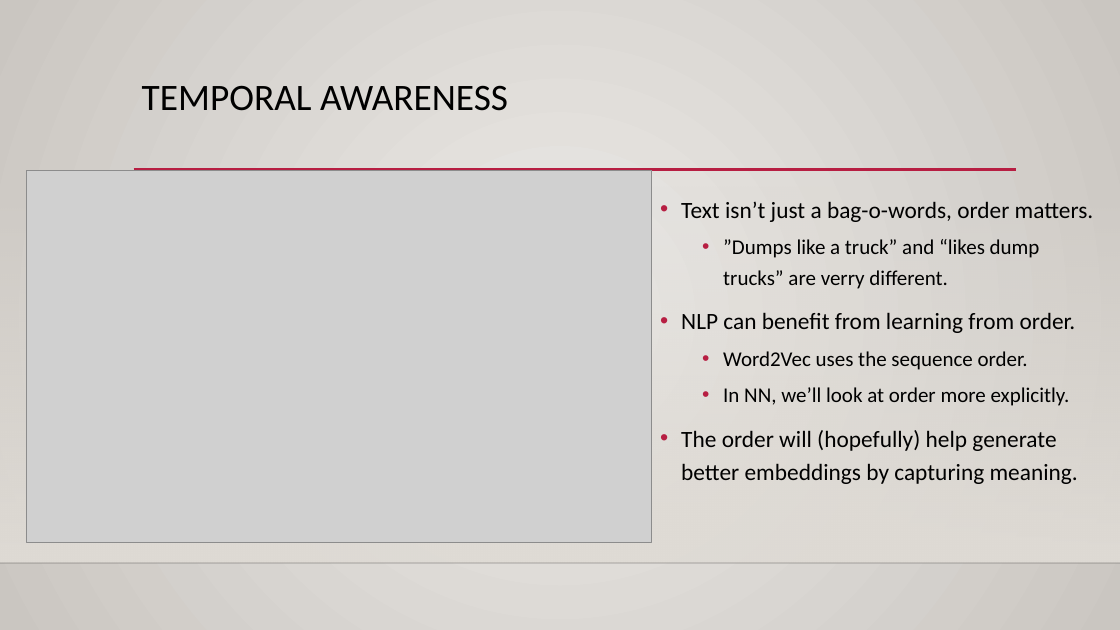
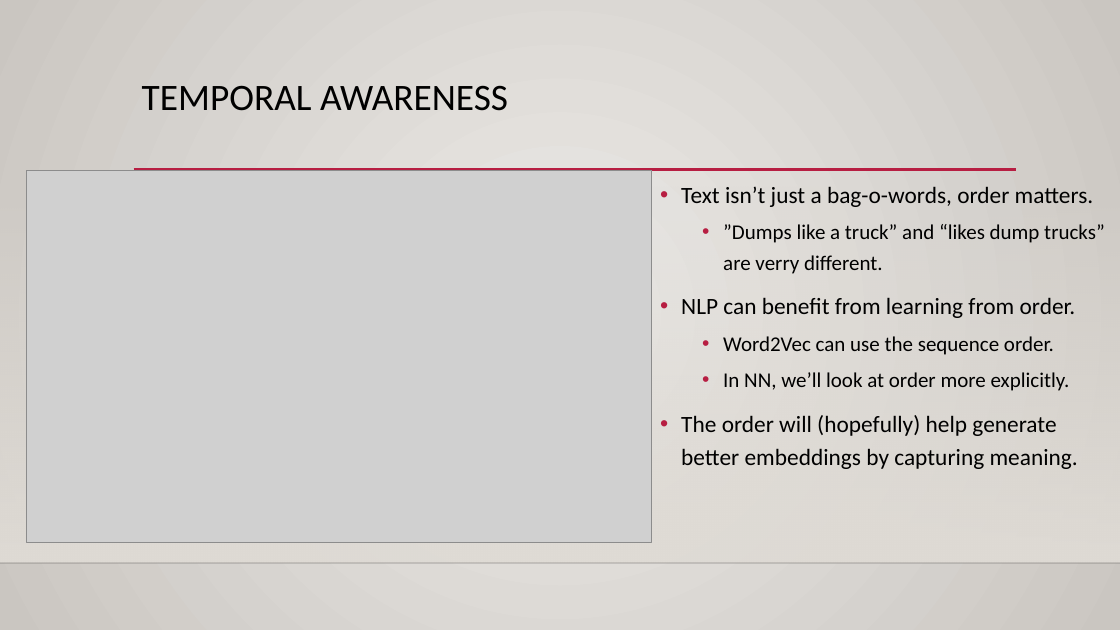
Before and after one commit to AkeemSemperDataScience/Intro_to_Machine_Learning_Students, a slide deck: slide 26 of reference_content/Slides/NLP_2.pptx (slide 24 before the commit). Drawn at 1120x630 pixels with LibreOffice and Linux fonts; fonts in the diff are those of the drawing; grey boxes stand for pictures; background and template pictures are left out. Boxes give left, top, right and bottom in pixels: in the first picture for what was removed or moved away, otherwise in the second. Text is boxed around its words. In the diff, an @@ line names an element or a change of style, - is before the commit and + after.

```diff
--- a/reference_content/Slides/NLP_2.pptx
+++ b/reference_content/Slides/NLP_2.pptx
@@ text "Text isn’t just a bag-o-words, ...": place and size @@
-text "Text isn’t just a bag-o-words, ..." at (681,201,1094,484)
+text "Text isn’t just a bag-o-words, ..." at (681,186,1105,469)
@@ text at (723,336,1054,355): text changed @@
-  • Word2Vec uses the sequence order.
+  • Word2Vec can use the sequence order.
```
Also in this commit, not shown: 1 other slide changed, 2 slides added, 1 slide removed, 3 other files.
